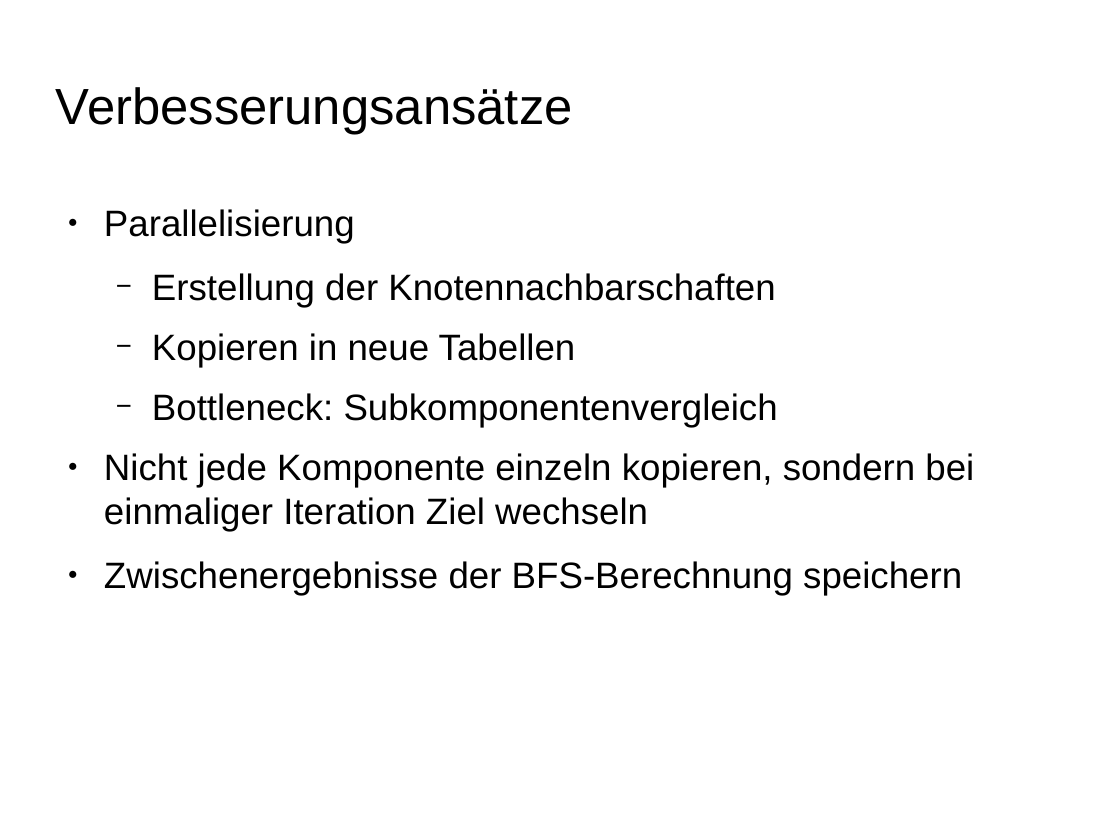
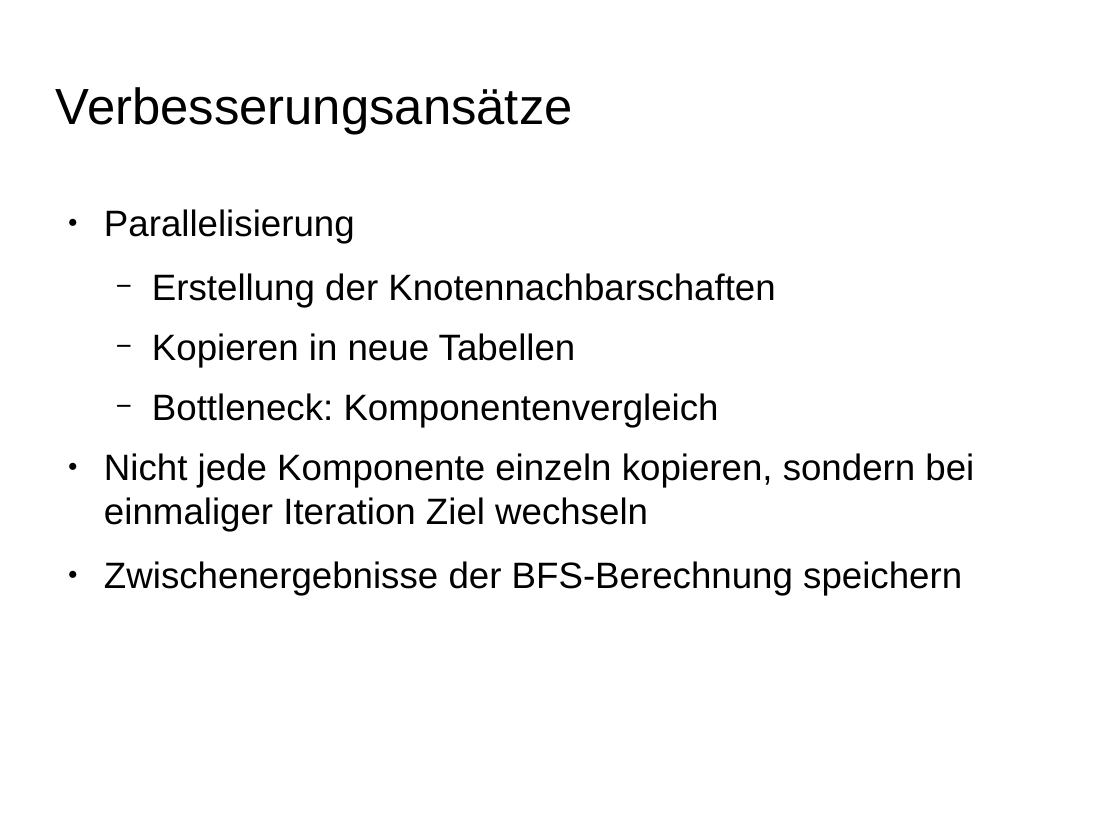
Before and after one commit to ScaDS/dblp-graphulo, a slide deck: slide 19 of doc/testat2.odp. Drawn at 1120x840 pixels with LibreOffice and Linux fonts; fonts in the diff are those of the drawing; background and template pictures are left out. Boxes give left, top, right and bottom in pixels: in the first picture for what was removed or moved away, otherwise in the second. Text is boxed around its words. In the diff, an @@ line names an element or a change of style, - is before the commit and + after.

```diff
--- a/doc/testat2.odp
+++ b/doc/testat2.odp
@@ text at (152,393,719,428): text changed @@
-  − Bottleneck: Subkomponentenvergleich
+  − Bottleneck: Komponentenvergleich
```
Also in this commit, not shown: 7 other slides changed, 1 slide added, 1 slide removed, 2 other files.
